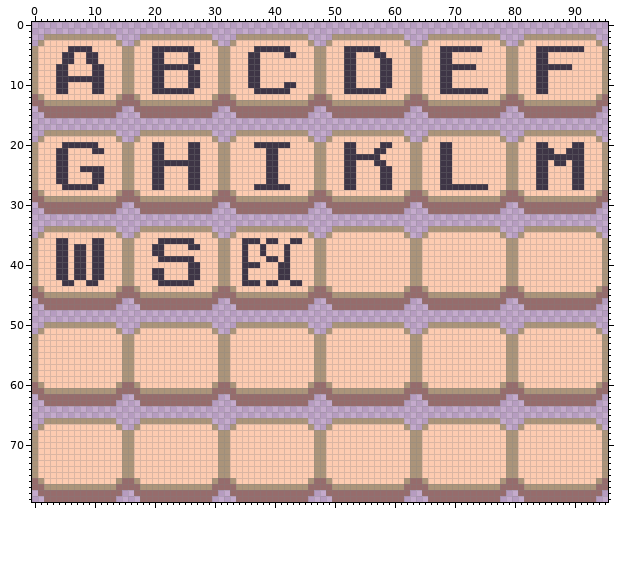
A pixel-art file gets an edit: assets/keys.aseprite. That is the earlier state.
96x80 pixels, 1 frame.
After:
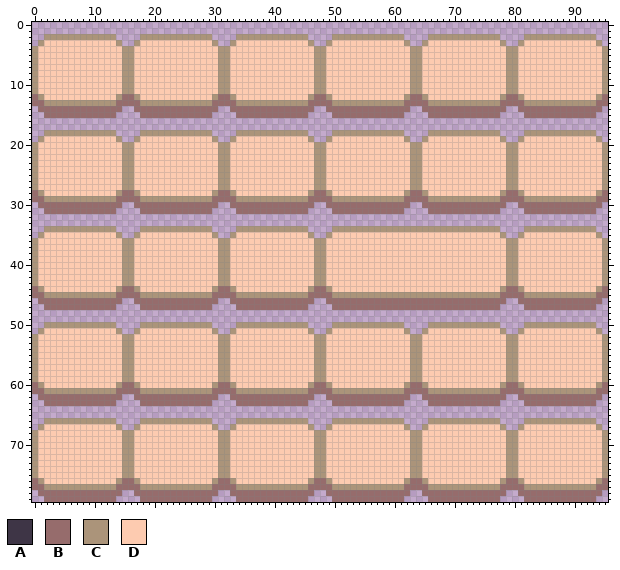
Palette (. is transparent): A #3e3546  B #966c6c  C #ab947a  D #fdcbb0
Changes in this commit:
layer "Keys" now hidden
Changed rows in their new state; - is an unchanged pixel.
first column x 4:
 4 --DDDD----------DDDDDDD----------DDDDDD---------DDDDDD----------DDDDDDD---------DDDDDDDD
 5 -DD--DD---------DD----DD--------DD----DD--------DD---DD---------DD--------------DD------
 6 -DD--DD---------DD----DD--------DD--------------DD----DD--------DD--------------DD------
 7 DD----DD--------DDDDDDD---------DD--------------DD----DD--------DDDDDD----------DDDDDD--
 8 DD----DD--------DD----DD--------DD--------------DD----DD--------DD--------------DD------
 9 DDDDDDDD--------DD----DD--------DD--------------DD----DD--------DD--------------DD------
10 DD----DD--------DD----DD--------DD----DD--------DD----DD--------DD--------------DD------
11 DD----DD--------DDDDDDD----------DDDDDD---------DDDDDDD---------DDDDDDDD--------DD------
first column x 4:
20 -DDDDDD---------DD----DD---------DDDDDD---------DD----DD--------DD--------------DD----DD
21 DD----DD--------DD----DD-----------DD-----------DD---DD---------DD--------------DDD--DDD
22 DD--------------DD----DD-----------DD-----------DDDDDD----------DD--------------DDDDDDDD
23 DD--------------DDDDDDDD-----------DD-----------DD---DD---------DD--------------DD-DD-DD
24 DD--DDDD--------DD----DD-----------DD-----------DD----DD--------DD--------------DD----DD
25 DD----DD--------DD----DD-----------DD-----------DD----DD--------DD--------------DD----DD
26 DD----DD--------DD----DD-----------DD-----------DD----DD--------DD--------------DD----DD
27 -DDDDDD---------DD----DD---------DDDDDD---------DD----DD--------DDDDDDDD--------DD----DD
first column x 4:
34 ----------------------------------------------------------CCCC
35 ----------------------------------------------------------DDDD
36 DD----DD---------DDDDDD--------DDD-DD--DD------------------DD-
37 DD-DD-DD--------DD----DD-------D--D---D--------------------DD-
38 DD-DD-DD--------DD-------------D--D---D--------------------DD-
39 DD-DD-DD---------DDDDDD--------D---DD-D--------------------DD-
40 DD-DD-DD--------------DD-------DDD---DD--------------------DD-
41 DD-DD-DD--------DD----DD-------D-----DD--------------------DD-
42 DD-DD-DD--------DD----DD-------D-----DD--------------------DD-
43 -DD--DD----------DDDDDD--------DDD-DD--DD------------------DD-
44 ----------------------------------------------------------DDDD
45 ----------------------------------------------------------CCCC
46 -----------------------------------------------------------BB-
47 ----------------------------------------------------------BBBB
